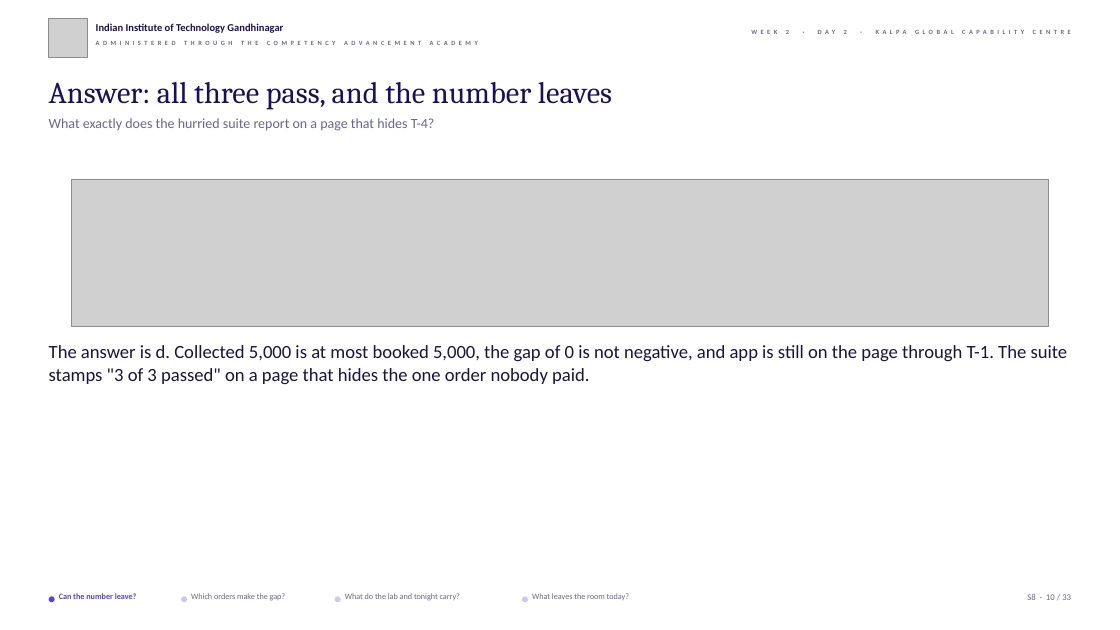
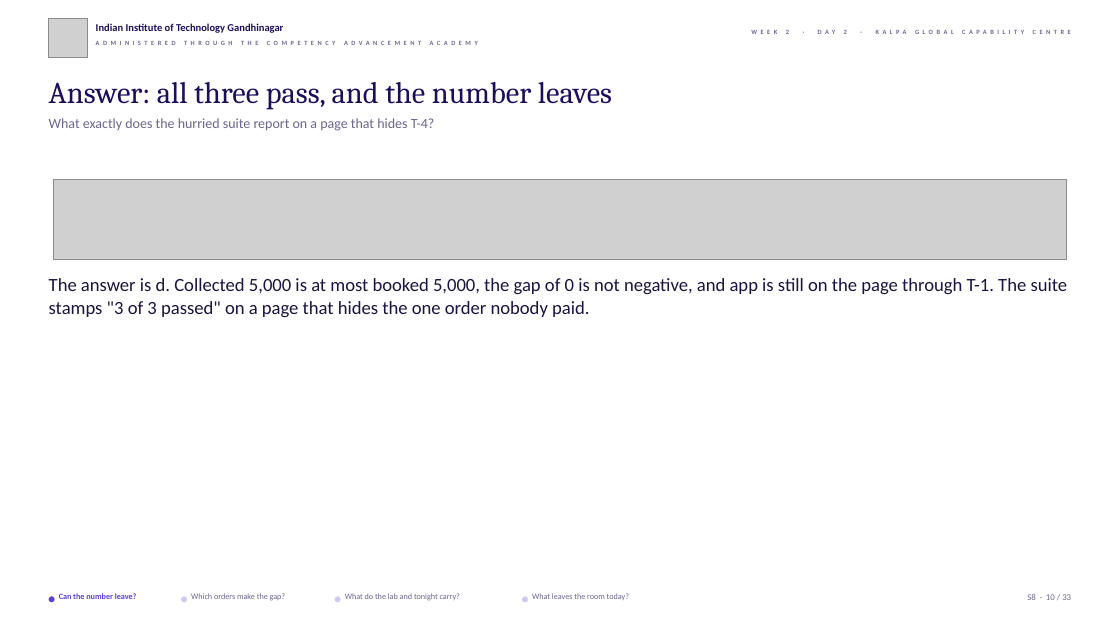
Before and after one commit to fde-academy-lab/c2-content-factory, a slide deck: slide 10 of content/W02/D2/slides/C2_W02_D02_half2_STUDENT.pptx. Drawn at 1120x630 pixels with LibreOffice and Linux fonts; fonts in the diff are those of the drawing; grey boxes stand for pictures; background and template pictures are left out. Boxes give left, top, right and bottom in pixels: in the first picture for what was removed or moved away, otherwise in the second. Text is boxed around its words. In the diff, an @@ line names an element or a change of style, - is before the commit and + after.

```diff
--- a/content/W02/D2/slides/C2_W02_D02_half2_STUDENT.pptx
+++ b/content/W02/D2/slides/C2_W02_D02_half2_STUDENT.pptx
@@ picture resized from (x1=71, y1=180, x2=1048, y2=327) to (x1=54, y1=180, x2=1067, y2=260) @@
@@ text "The answer is d. Collected ..." moved from (x1=49, y1=345, x2=1068, y2=384) to (x1=49, y1=278, x2=1068, y2=317) @@
```
Also in this commit, not shown: 13 other slides changed, 4 other files.
